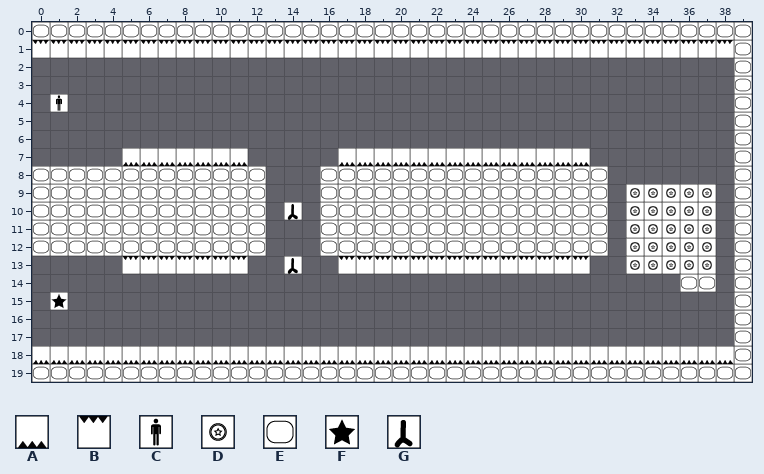
Two states of a Tiled map, src/levels/raw/map11.tmx. Above, as it was before the edit.
Cells are 32x32 px. Shown: x 0..39, y 0..19.
Key: from "tilesJetpack": A 0, B 1, C 2, D 4, E 5, F 8, G 14.
_ is an empty cell.
Layer "Camada de Tiles 1" before, first column x 0:
 0 EEEEEEEEEEEEEEEEEEEEEEEEEEEEEEEEEEEEEEEE
 1 BBBBBBBBBBBBBBBBBBBBBBBBBBBBBBBBBBBBBBBE
 2 _______________________________________E
 3 _______________________________________E
 4 _C_____________________________________E
 5 _______________________________________E
 6 _______________________________________E
 7 _____AAAAAAA_____AAAAAAAAAAAAAA________E
 8 EEEEEEEEEEEEE___EEEEEEEEEEEEEEEE_______E
 9 EEEEEEEEEEEEE___EEEEEEEEEEEEEEEE_DDDDD_E
10 EEEEEEEEEEEEE_G_EEEEEEEEEEEEEEEE_DDDDD_E
11 EEEEEEEEEEEEE___EEEEEEEEEEEEEEEE_DDDDD_E
12 EEEEEEEEEEEEE___EEEEEEEEEEEEEEEE_DDDDD_E
13 _____BBBBBBB__G__BBBBBBBBBBBBBB__DDDDD_E
14 ____________________________________EE_E
15 _F_____________________________________E
16 _______________________________________E
17 _______________________________________E
18 AAAAAAAAAAAAAAAAAAAAAAAAAAAAAAAAAAAAAAAE
19 EEEEEEEEEEEEEEEEEEEEEEEEEEEEEEEEEEEEEEEE
Now the later version:
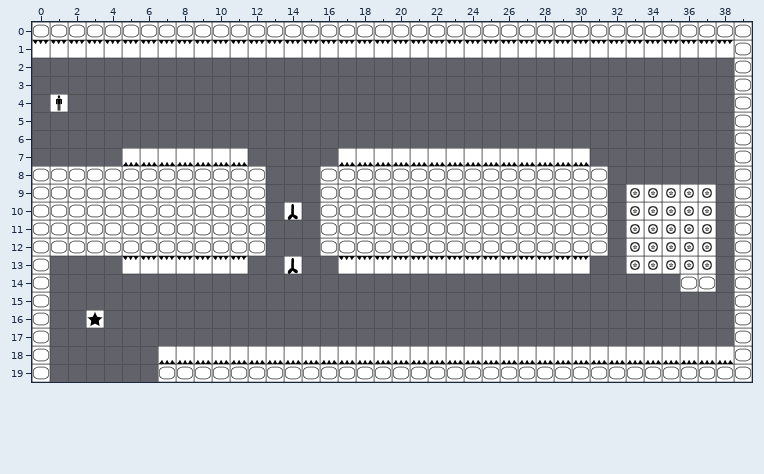
From old to new:
Layer "Camada de Tiles 1":
The author changed tile A to tile E in row 18 at x 0.
Tile E now appears in rows 13 to 17 at x 0.
Tile F now appears in row 16 at x 3.
The author cleared tile A in row 18 at x 1 to 6.
The author cleared tile E in row 19 at x 1 to 6.
The author cleared tile F in row 15 at x 1.
Where, in picture pixels (left, top, right, bottom), the same in both pictures:
changed: (32, 256, 158, 382)
